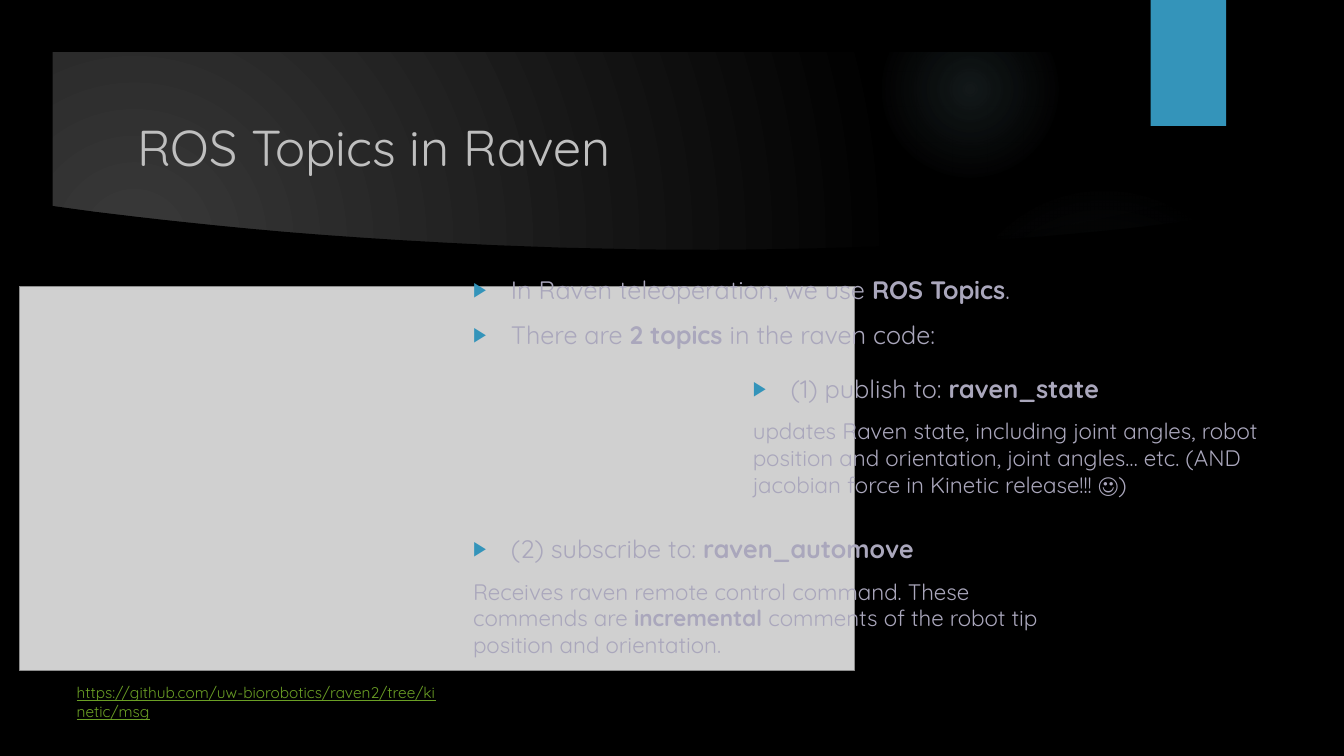
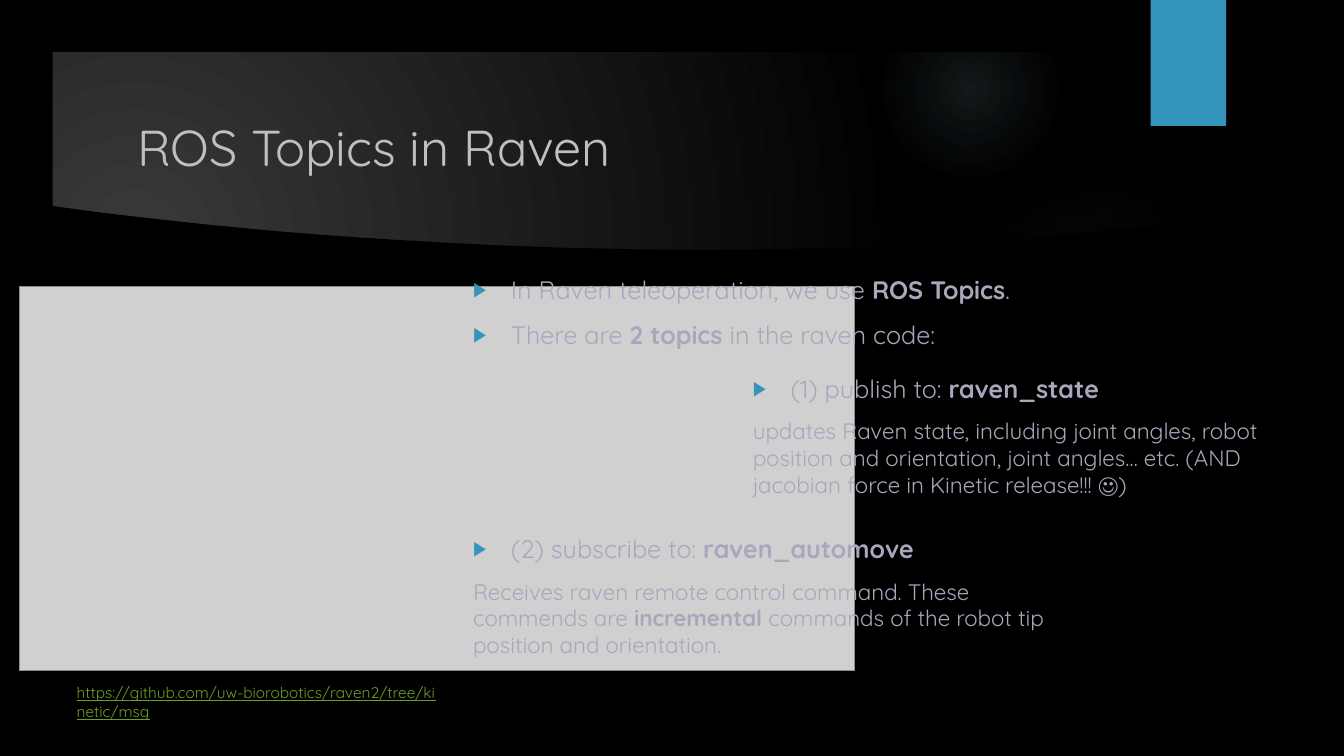
Before and after one commit to melodysu83/AutoCircle_generater, a slide deck: slide 7 of Raven Teleoperation - Automove.pptx. Drawn at 1344x756 pixels with LibreOffice and Linux fonts; fonts in the diff are those of the drawing; grey boxes stand for pictures; background and template pictures are left out. Boxes give left, top, right and bottom in pixels: in the first picture for what was removed or moved away, otherwise in the second. Text is boxed around its words. In the diff, an @@ line names an element or a change of style, - is before the commit and + after.

```diff
--- a/Raven Teleoperation - Automove.pptx
+++ b/Raven Teleoperation - Automove.pptx
@@ text at bbox=[473, 577, 1044, 657]: text changed @@
-Receives raven remote control command. These commends are incremental comments of the robot tip position and orientation.
+Receives raven remote control command. These commends are incremental commands of the robot tip position and orientation.
```
Also in this commit, not shown: 6 other slides changed.
